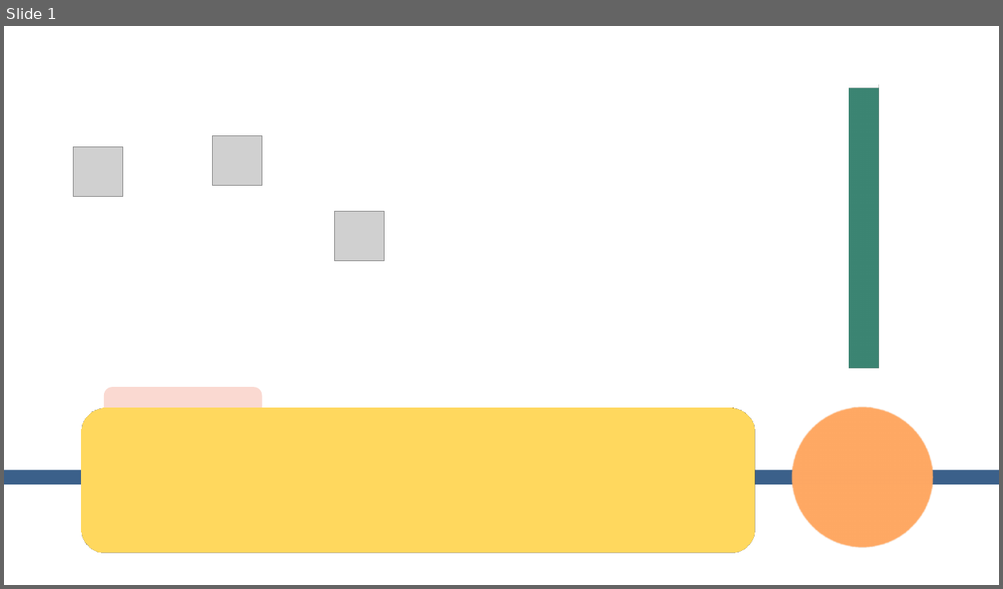
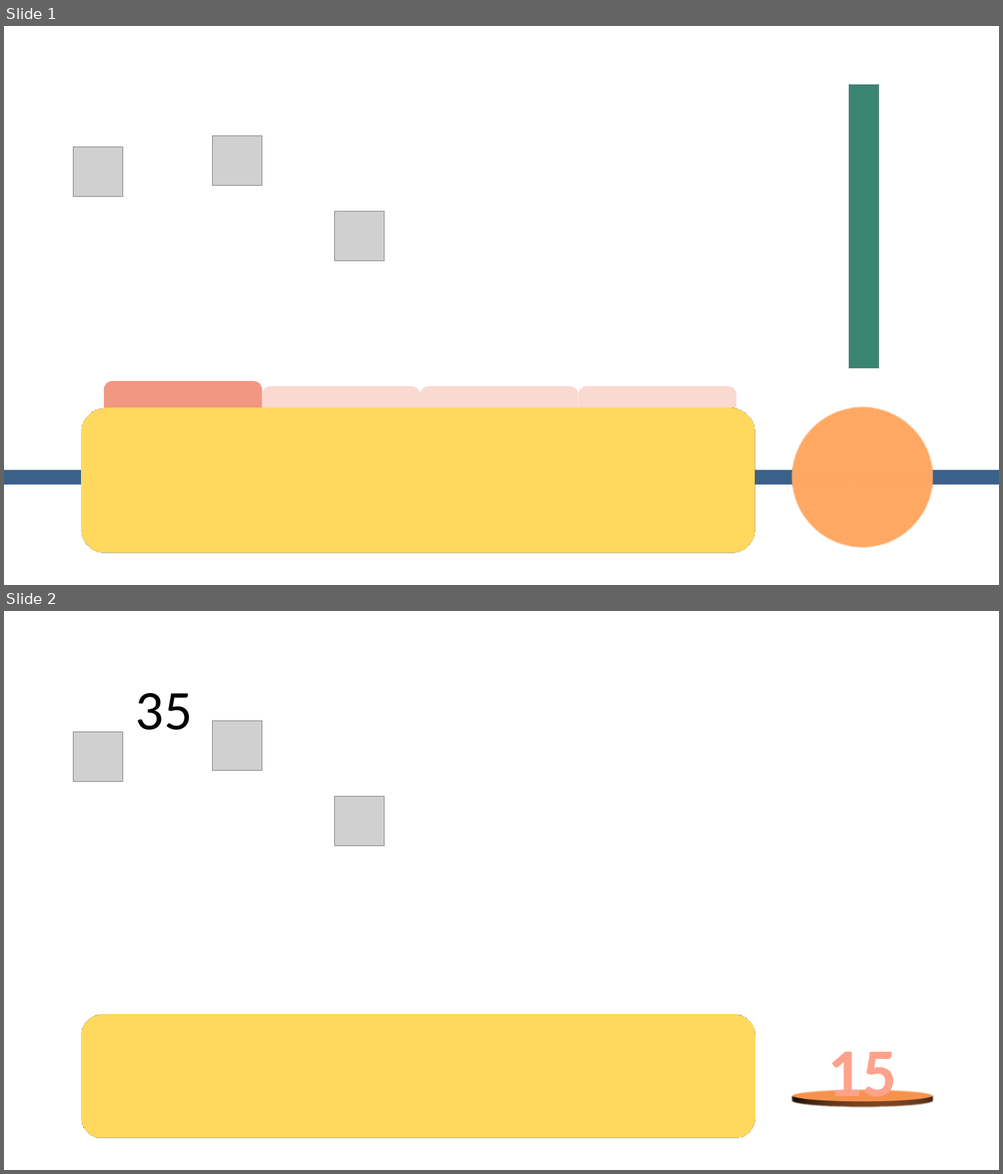
Before and after one commit to zipdang04/SimpO_HTTT, a slide deck: Olympia.pptm. Shown one above the other, each under a label of ours: slide 1 before the commit, slides 1 and 2 after it. The pictures are 1003x589 and 1003x1174 pixels, drawn with LibreOffice and Linux fonts; fonts in the diff are those of the drawing; grey boxes stand for pictures. Boxes give left, top, right and bottom in pixels: in the first picture for what was removed or moved away, otherwise in the second. Text is boxed around its words. In the diff, an @@ line names an element or a change of style, - is before the commit and + after.

```diff
--- a/Olympia.pptm
+++ b/Olympia.pptm
@@ slide 2 added at bbox=[4, 611, 999, 1170], background #FFFFFF @@
@@ title added at bbox=[136, 693, 193, 730], 54 pt, text #000000 @@
+35
@@ picture added at bbox=[212, 721, 262, 772] @@
@@ picture added at bbox=[74, 732, 123, 782] @@
@@ picture added at bbox=[335, 797, 384, 847] @@
@@ rounded rectangle added at bbox=[82, 1015, 754, 1139], fill #F9BB43 @@
@@ ellipse added at bbox=[792, 1025, 933, 1167], fill #EE8A46 @@
@@ text added at bbox=[828, 1052, 896, 1108], 66 pt, text #FFA28C, bold @@
+15
@@ slide 1 changed as well @@
@@ rectangle: place and size @@
-rectangle at bbox=[848, 85, 879, 88]
+rectangle at bbox=[848, 85, 879, 85]
@@ rounded rectangle: place and size @@
-rounded rectangle at bbox=[104, 387, 262, 438]
+rounded rectangle at bbox=[104, 381, 262, 432]
@@ rounded rectangle at bbox=[104, 381, 262, 432]: fill #FAD9D1 to #F19782 @@
@@ rounded rectangle added at bbox=[262, 386, 421, 437], fill #FAD9D1 @@
@@ rounded rectangle added at bbox=[421, 386, 578, 437], fill #FAD9D1 @@
@@ rounded rectangle added at bbox=[578, 386, 737, 437], fill #FAD9D1 @@
```
Also in this commit, not shown: 2 other slides added, 2 slides removed, 8 other files.
